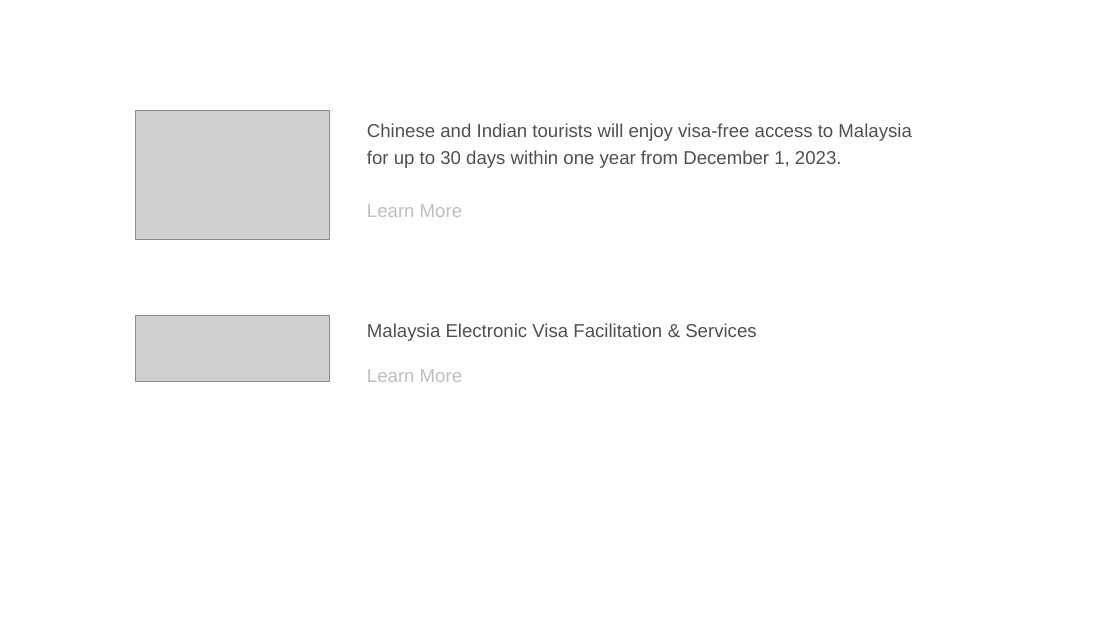
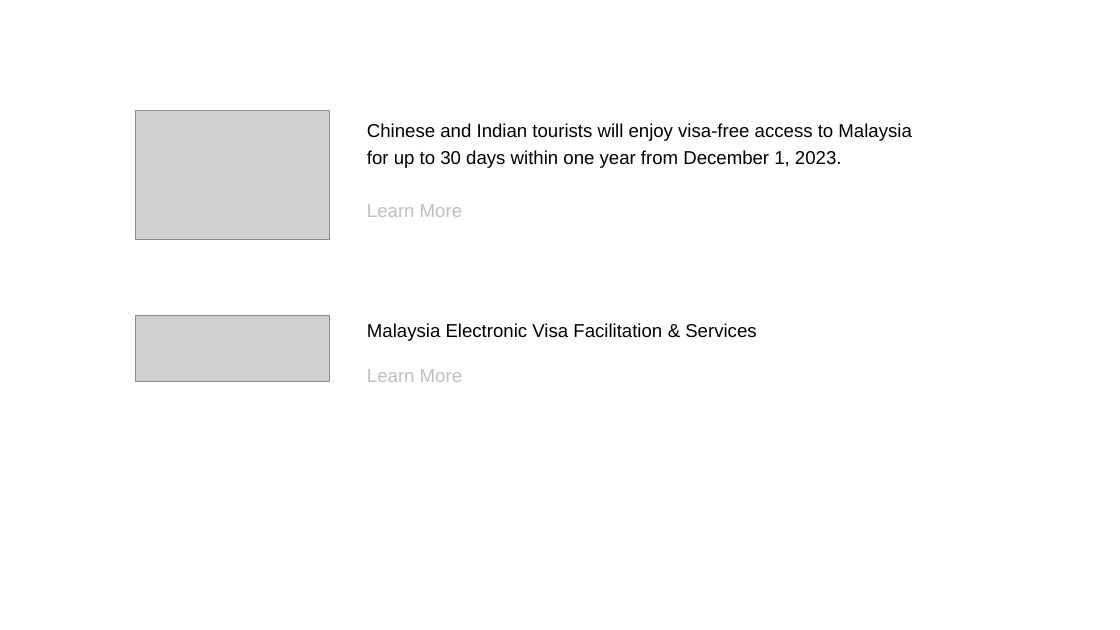
Before and after one commit to zhangxy911/zhangxy911.github.io, a slide deck: slide 5 of assets/figures.pptx. Drawn at 1120x630 pixels with LibreOffice and Linux fonts; fonts in the diff are those of the drawing; grey boxes stand for pictures. Boxes give left, top, right and bottom in pixels: in the first picture for what was removed or moved away, otherwise in the second. Text is boxed around its words. In the diff, an @@ line names an element or a change of style, - is before the commit and + after.

```diff
--- a/assets/figures.pptx
+++ b/assets/figures.pptx
@@ text at [367,123,911,168]: text colour #505050 to #000000 @@
@@ text at [367,323,756,341]: text colour #505050 to #000000 in "Malaysia Electronic Visa Facilitation & Services" @@
```
Also in this commit, not shown: 1 other slide changed, 3 other files.
